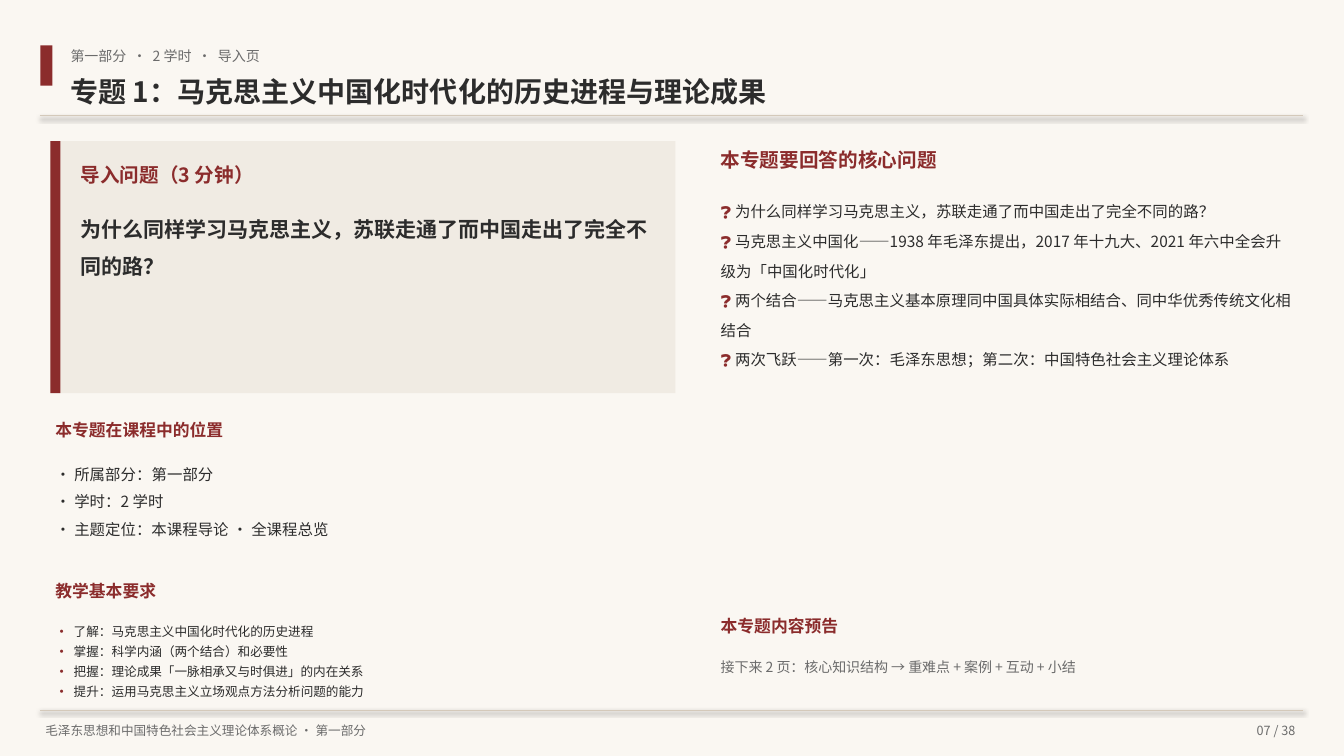
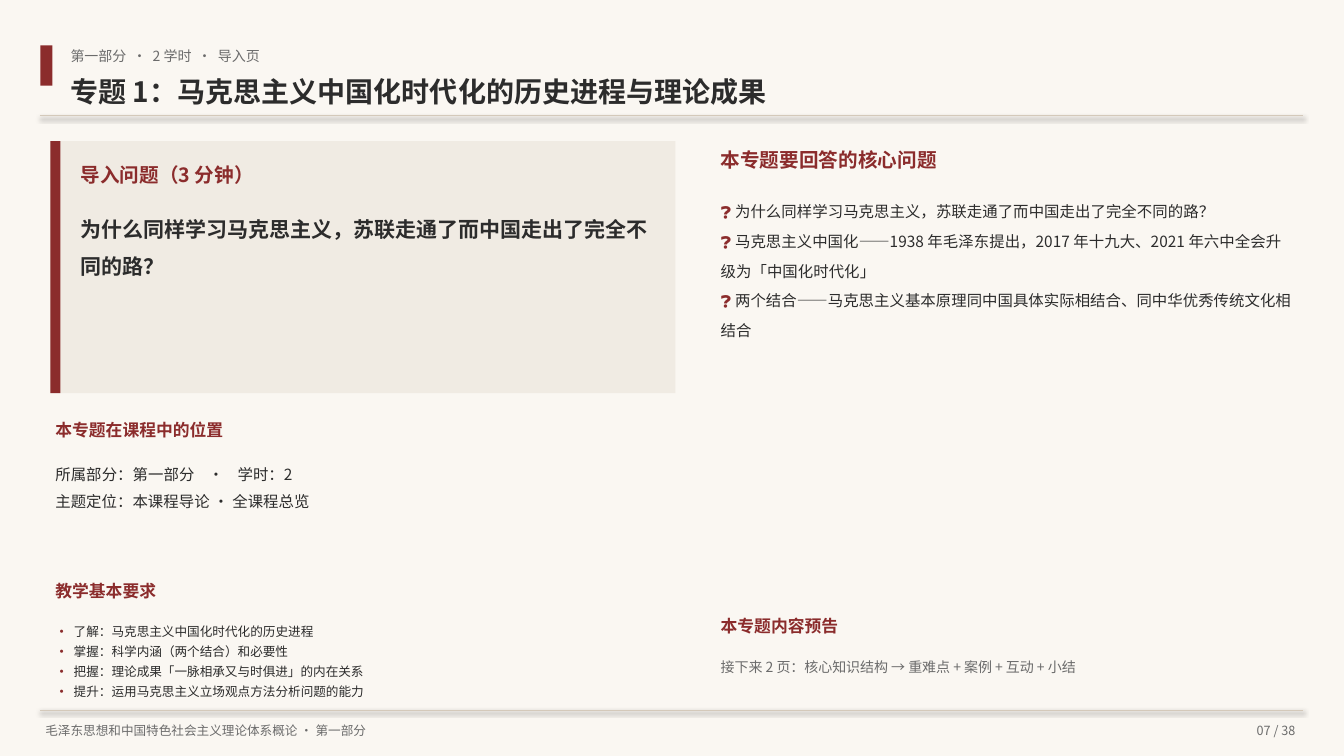
Before and after one commit to hsy358/obsidian-vault, a slide deck: slide 7 of 03-资源/PPT/毛泽东思想和中国特色社会主义理论体系概论 教学大纲概览.pptx. Drawn at 1344x756 pixels with LibreOffice and Linux fonts; fonts in the diff are those of the drawing. Boxes give left, top, right and bottom in pixels: in the first picture for what was removed or moved away, otherwise in the second. Text is boxed around its words. In the diff, an @@ line names an element or a change of style, - is before the commit and + after.

```diff
--- a/03-资源/PPT/毛泽东思想和中国特色社会主义理论体系概论 教学大纲概览.pptx
+++ b/03-资源/PPT/毛泽东思想和中国特色社会主义理论体系概论 教学大纲概览.pptx
@@ text at bbox=[735, 352, 1229, 368]: paragraph removed @@
-❓ 两次飞跃——第一次：毛泽东思想；第二次：中国特色社会主义理论体系
@@ text at bbox=[55, 467, 309, 508]: text changed @@
-· 所属部分：第一部分
-· 学时：2 学时
-· 主题定位：本课程导论 · 全课程总览
+所属部分：第一部分 · 学时：2
+主题定位：本课程导论 · 全课程总览
```
Also in this commit, not shown: 12 other slides changed, 2 other files.
